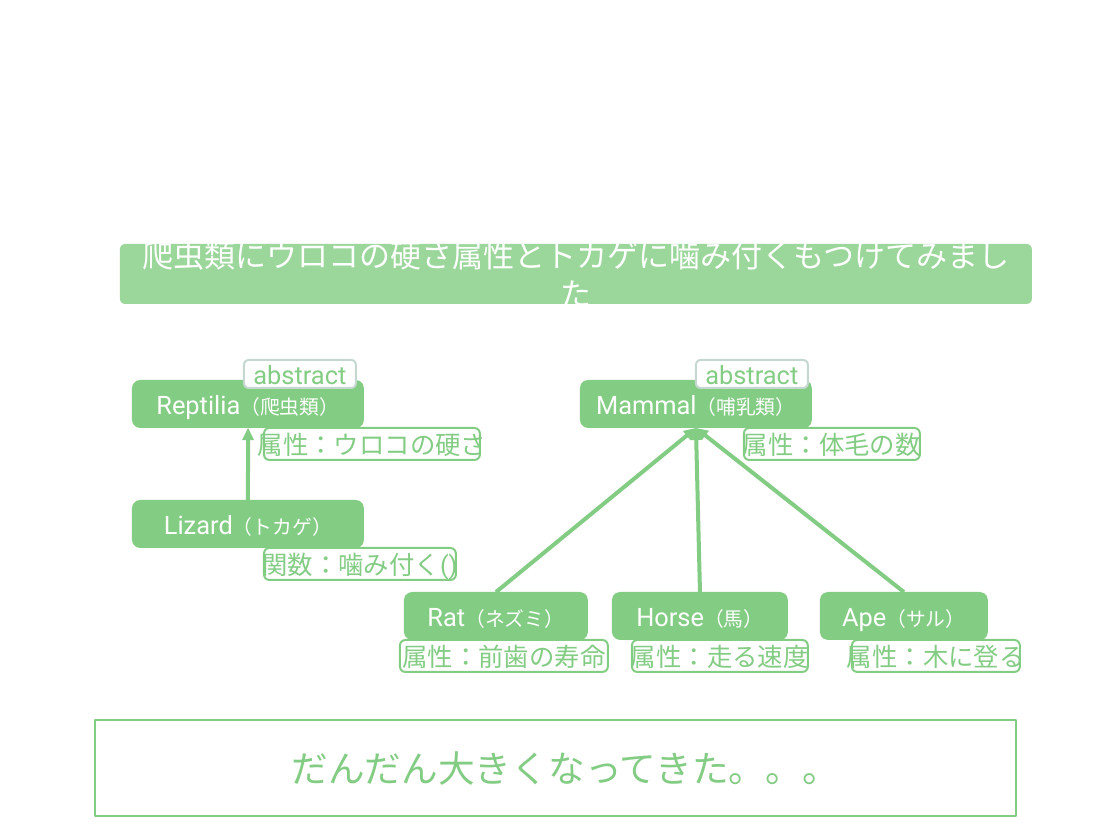
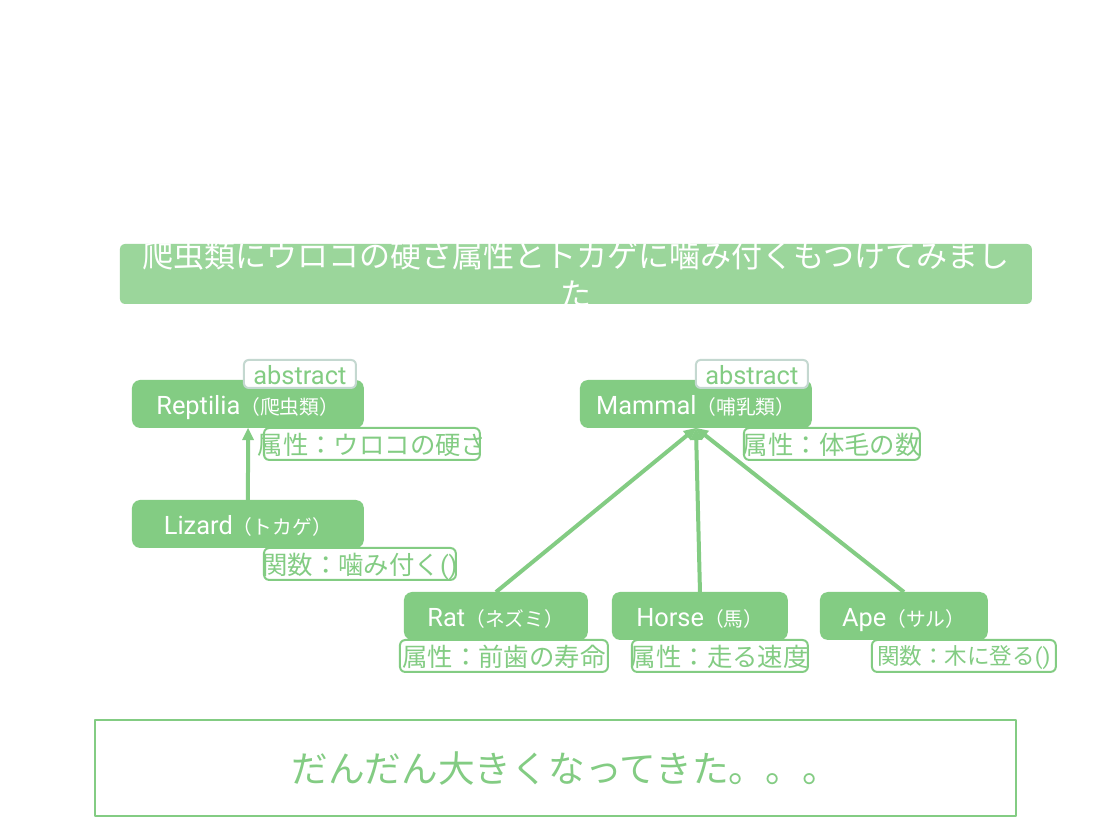
Before and after one commit to gramin-programming/kids-programming-resource, a slide deck: slide 17 of Java の抽象クラス・インタフェース・無名クラスを理解しよう.odp. Drawn at 1120x840 pixels with LibreOffice and Linux fonts; fonts in the diff are those of the drawing; background and template pictures are left out. Boxes give left, top, right and bottom in pixels: in the first picture for what was removed or moved away, otherwise in the second. Text is boxed around its words. In the diff, an @@ line names an element or a change of style, - is before the commit and + after.

```diff
--- a/Java の抽象クラス・インタフェース・無名クラスを理解しよう.odp
+++ b/Java の抽象クラス・インタフェース・無名クラスを理解しよう.odp
@@ rounded rectangle "関数：木に登る()": place and size @@
-rounded rectangle "関数：木に登る()" at (853,640,1020,672)
+rounded rectangle "関数：木に登る()" at (872,640,1056,672)
@@ text in rounded rectangle at (877,645,1050,669): text changed; size 18 to 16 pt @@
-属性：木に登る
+関数：木に登る()
```
Also in this commit, not shown: 30 other slides changed, 1 slide added, 1 other file.
